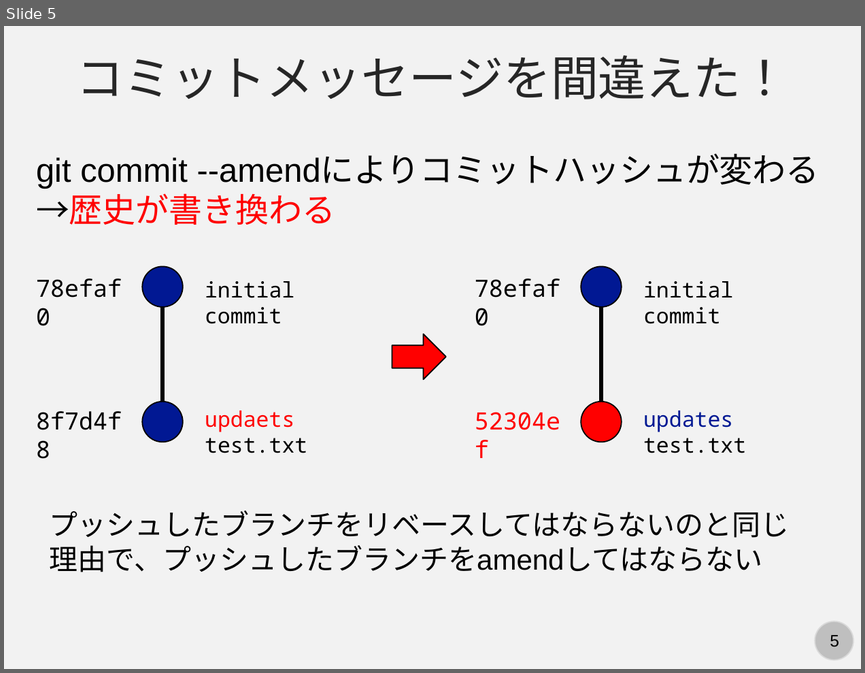
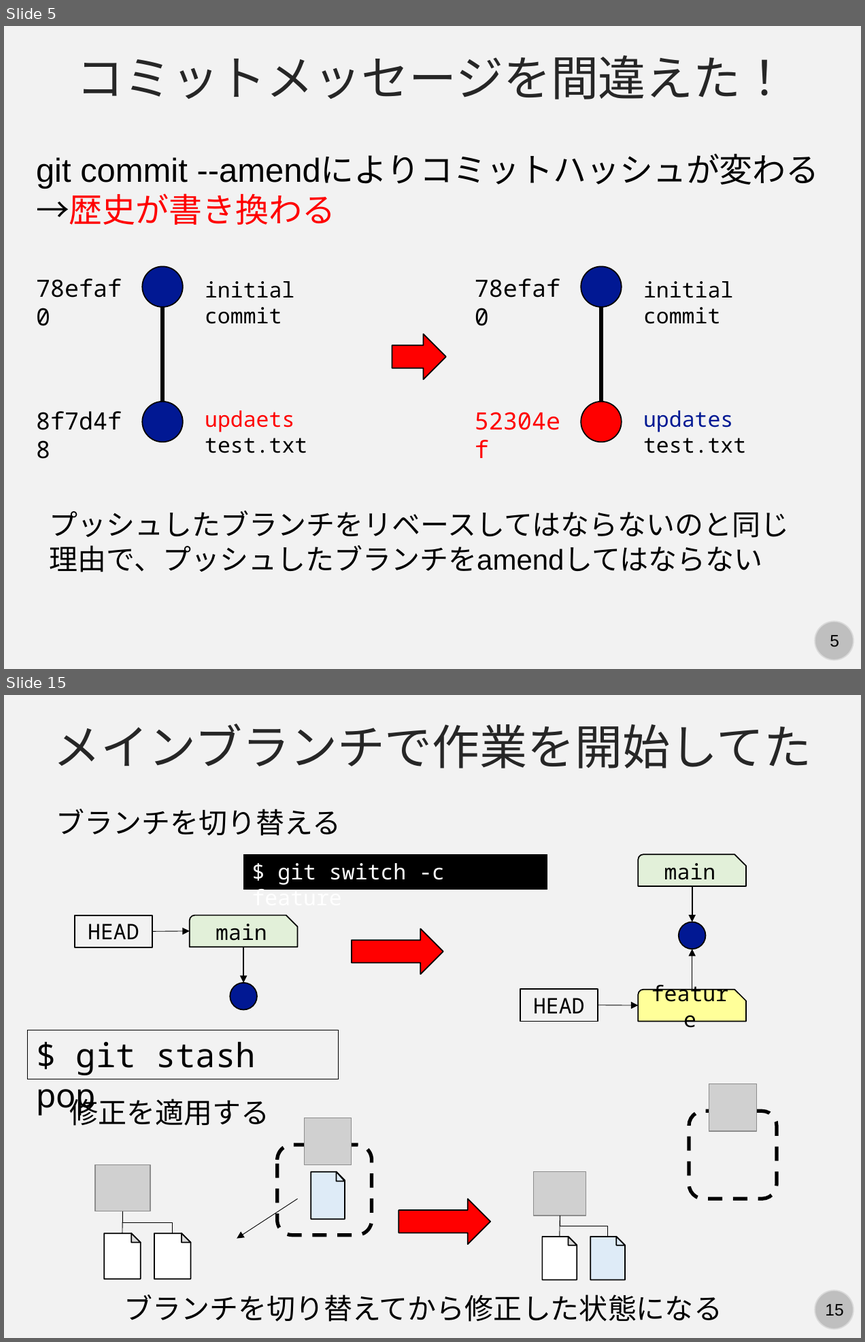
Before and after one commit to kaityo256/github, a slide deck: advanced/fig/slide.pptx. Shown one above the other, each under a label of ours: slide 5 before the commit, slides 5 and 15 after it; the slides between them are not shown. The pictures are 865x673 and 865x1342 pixels, drawn with LibreOffice and Linux fonts; fonts in the diff are those of the drawing; grey boxes stand for pictures. Boxes give left, top, right and bottom in pixels: in the first picture for what was removed or moved away, otherwise in the second. Text is boxed around its words. In the diff, an @@ line names an element or a change of style, - is before the commit and + after.

```diff
--- a/advanced/fig/slide.pptx
+++ b/advanced/fig/slide.pptx
@@ slide 15 added at (4, 695, 861, 1338), background #F2F2F2; not listed: 2 template elements that a slide beside it also shows @@
@@ text added at (54, 724, 812, 768), 40 pt, text #262626 @@
+メインブランチで作業を開始してた
@@ text added at (56, 809, 341, 836), 24 pt, text #000000 @@
+ブランチを切り替える
@@ rectangle added at (244, 854, 547, 889), fill #000000, outline #000000 0.75 pt, 18 pt, text #FFFFFF @@
+$ git switch -c feature
@@ snip round rect added at (638, 854, 746, 886), fill #E2F0D9, outline #000000 1 pt, 18 pt, text #000000 @@
+main
@@ arrow added from (692, 886) to (692, 922), #000000 1 pt @@
@@ rectangle added at (75, 915, 152, 948), outline #000000 1 pt, 18 pt, text #000000 @@
+HEAD
@@ snip round rect added at (190, 915, 298, 947), fill #E2F0D9, outline #000000 1 pt, 18 pt, text #000000 @@
+main
@@ arrow added from (152, 932) to (190, 930), #000000 0.5 pt @@
@@ right arrow added at (352, 929, 443, 974), fill #FF0000, outline #000000 1 pt @@
@@ ellipse added at (679, 922, 705, 949), fill #011893, outline #000000 1 pt @@
@@ arrow added from (244, 947) to (244, 983), #000000 1 pt @@
@@ arrow added from (692, 989) to (692, 949), #000000 0.5 pt @@
@@ ellipse added at (230, 983, 257, 1009), fill #011893, outline #000000 1 pt @@
@@ rectangle added at (520, 989, 597, 1021), outline #000000 1 pt, 18 pt, text #000000 @@
+HEAD
@@ snip round rect added at (638, 989, 746, 1021), fill #FFFF99, outline #000000 1 pt, 18 pt, text #000000 @@
+feature
@@ arrow added from (598, 1005) to (638, 1005), #000000 0.5 pt @@
@@ rectangle added at (28, 1030, 338, 1079), outline #000000 0.75 pt, 28 pt, text #000000 @@
+$ git stash pop
@@ text added at (70, 1094, 270, 1125), 24 pt, text #000000 @@
+修正を適用する
@@ picture added at (709, 1084, 756, 1131) @@
@@ picture added at (304, 1117, 351, 1164) @@
@@ rounded rectangle added at (689, 1110, 776, 1198), outline #000000 3 pt dashed @@
@@ rounded rectangle added at (277, 1145, 372, 1235), outline #000000 3 pt dashed @@
@@ snip rect added at (311, 1172, 344, 1219), fill #DEEBF7, outline #000000 1 pt @@
@@ right triangle added at (337, 1172, 345, 1181), fill #DEEBF7, outline #000000 1 pt @@
@@ arrow added from (298, 1199) to (237, 1238), #000000 0.5 pt @@
@@ right arrow added at (399, 1199, 491, 1244), fill #FF0000, outline #000000 1 pt @@
@@ group added at (534, 1172, 626, 1279): 2 snip rects, 2 right triangles, 1 picture, 1 elbow line, 1 line @@
@@ group added at (95, 1164, 191, 1278): 2 snip rects, 2 right triangles, 1 picture, 1 elbow line, 1 line @@
@@ text added at (124, 1294, 722, 1321), 24 pt, text #000000 @@
+ブランチを切り替えてから修正した状態になる
```
Also in this commit, not shown: 2 slides changed, 29 other slides added, 1 other file.
